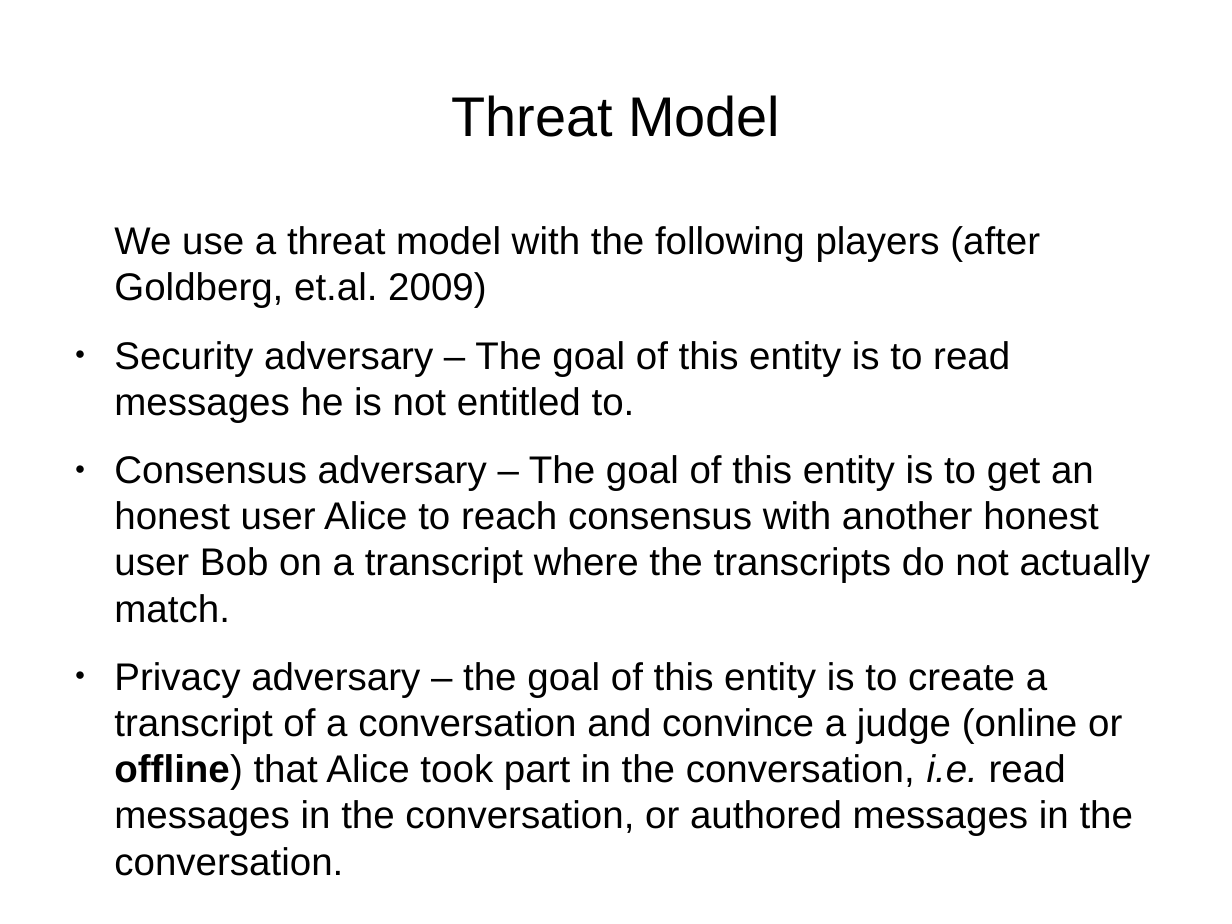
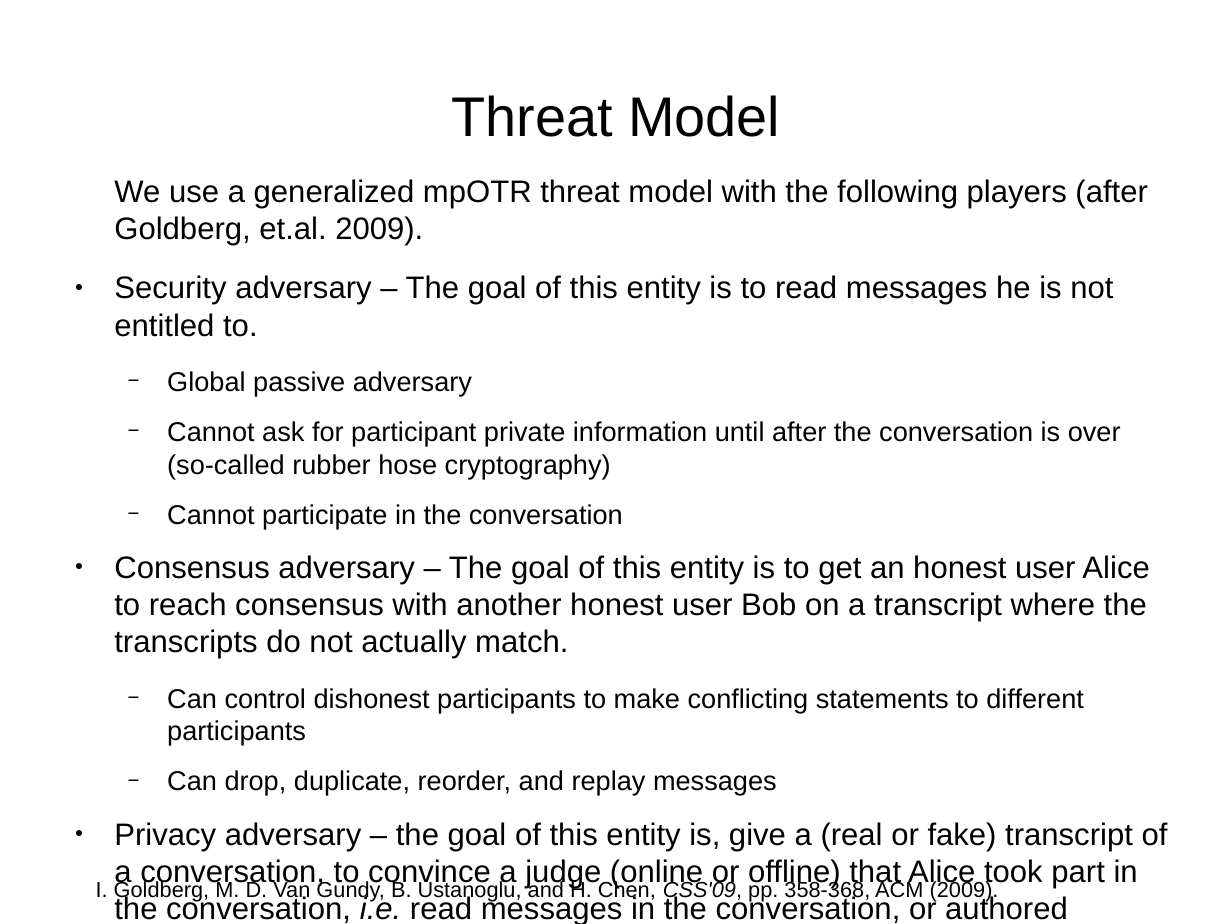
Before and after one commit to rxcomm/smmp, a slide deck: slide 5 of spec/slideshow.odp. Drawn at 1232x924 pixels with LibreOffice and Linux fonts; fonts in the diff are those of the drawing. Boxes give left, top, right and bottom in pixels: in the first picture for what was removed or moved away, otherwise in the second. Text is boxed around its words. In the diff, an @@ line names an element or a change of style, - is before the commit and + after.

```diff
--- a/spec/slideshow.odp
+++ b/spec/slideshow.odp
@@ text "We use a generalized mpOTR ...": place and size @@
-text "We use a generalized mpOTR ..." at [114,226,1151,876]
+text "We use a generalized mpOTR ..." at [114,179,1168,924]
@@ text at [114,179,1147,245]: text changed; size 24.8 to 20 pt @@
-We use a threat model with the following players (after Goldberg, et.al. 2009)
+We use a generalized mpOTR threat model with the following players (after Goldberg, et.al. 2009).
@@ text at [114,275,1149,659]: size 24.8 to 20 pt in "Security adversary – The goal of this ...", "Consensus adversary – The goal of this ..." @@
@@ text at [167,371,1121,529]: paragraphs added @@
+  − Global passive adversary
+  − Cannot ask for participant private information until after the conversation is over (so-called rubber hose cryptography)
+  − Cannot participate in the conversation
@@ text at [114,688,1168,924]: text changed; size 24.8 to 17.5 pt @@
-● Privacy adversary – the goal of this entity is to create a transcript of a conversation and convince a judge (online or offline) that Alice took part in the conversation, i.e. read messages in the conversation, or authored messages in the conversation.
+  − Can control dishonest participants to make conflicting statements to different participants
+  − Can drop, duplicate, reorder, and replay messages
+● Privacy adversary – the goal of this entity is, give a (real or fake) transcript of a conversation, to convince a judge (online or offline) that Alice took part in the conversation, i.e. read messages in the conversation, or authored messages in the conversation.
+  − Online judges participate in the conversation but not as Organizer
+  − Offline judges are only given a transcript after the conversation is over
@@ text added at [96,880,999,902], 14 pt, text #000000 @@
+I. Goldberg, M. D. Van Gundy, B. Ustanoglu, and H. Chen, CSS'09, pp. 358-368, ACM (2009).
```
Also in this commit, not shown: 1 other slide changed, 2 slides added, 1 slide removed, 4 other files.
